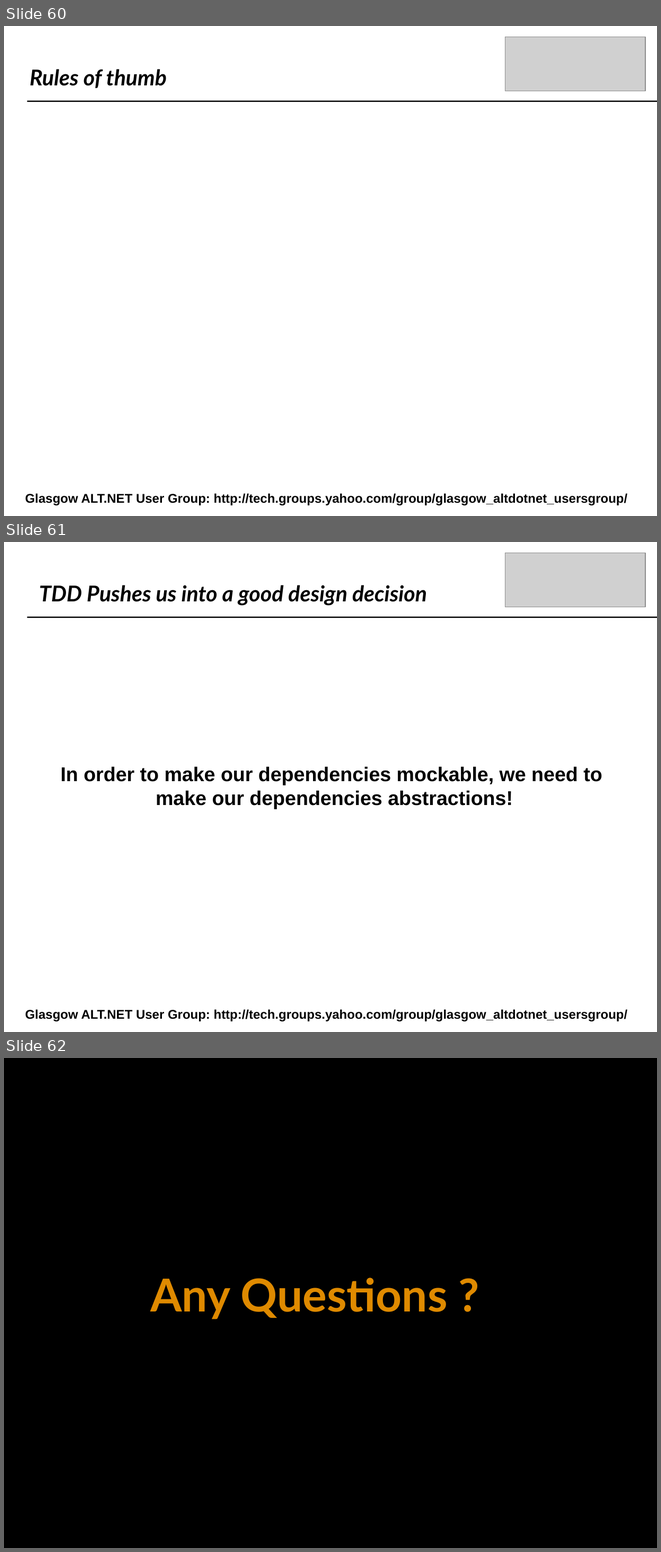
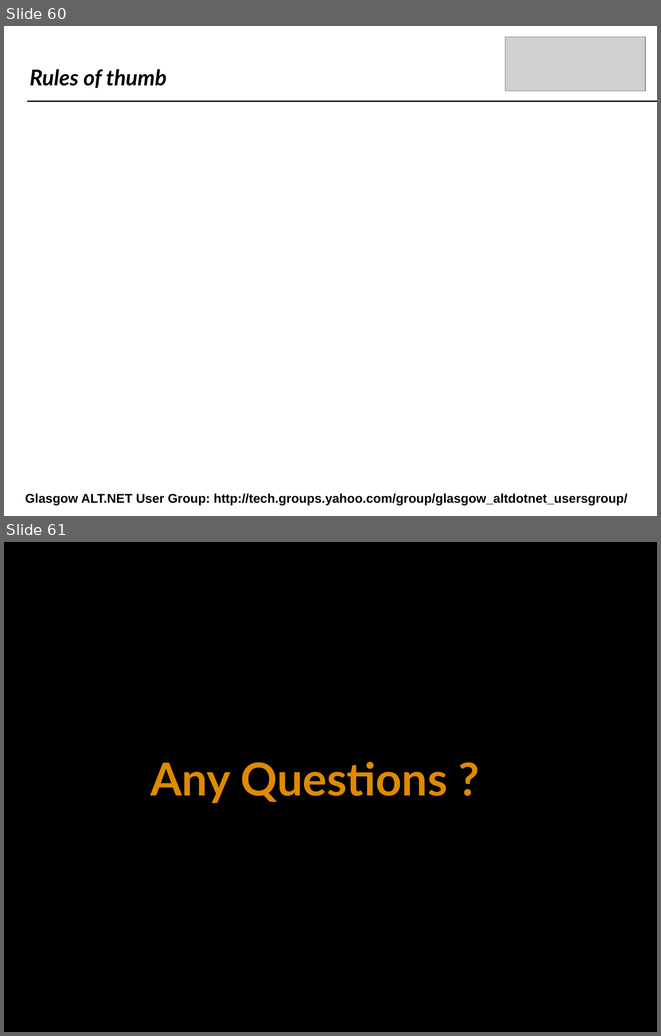
Before and after one commit to craignicol/scotaltdotnet, a slide deck: belfast/IOC-TDD-And Testability.ppt. Shown one above the other, each under a label of ours: slides 60, 61 and 62 before the commit, slides 60 and 61 after it. The pictures are 661x1552 and 661x1036 pixels, drawn with LibreOffice and Linux fonts; fonts in the diff are those of the drawing; grey boxes stand for pictures; background and template pictures are left out. Boxes give left, top, right and bottom in pixels: in the first picture for what was removed or moved away, otherwise in the second. Text is boxed around its words. In the diff, an @@ line names an element or a change of style, - is before the commit and + after.

```diff
--- a/belfast/IOC-TDD-And Testability.ppt
+++ b/belfast/IOC-TDD-And Testability.ppt
@@ slide 61 removed at (x1=4, y1=542, x2=657, y2=1032), background picture (left out) @@
@@ picture removed at (x1=505, y1=553, x2=645, y2=607) @@
@@ text removed at (x1=39, y1=585, x2=427, y2=606) @@
-TDD Pushes us into a good design decision
@@ line removed from (27, 617) to (657, 617) @@
@@ text removed at (x1=61, y1=766, x2=602, y2=809) @@
-In order to make our dependencies mockable, we need to
-make our dependencies abstractions!
@@ text removed at (x1=25, y1=1009, x2=628, y2=1021) @@
-Glasgow ALT.NET User Group: http://tech.groups.yahoo.com/group/glasgow_altdotnet_usersgroup/
@@ what was slide 62 is now slide 61 @@
```
Also in this commit, not shown: 1 slide added, 1 other slide removed, 1 other file.
